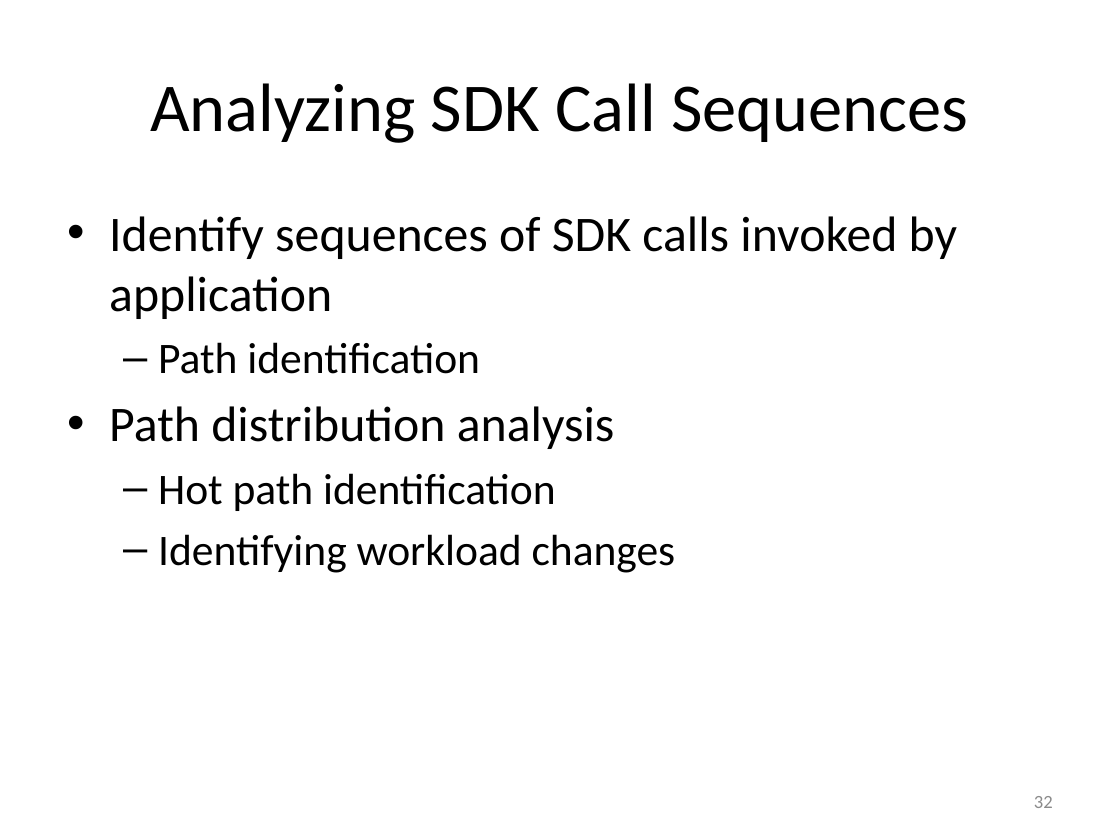
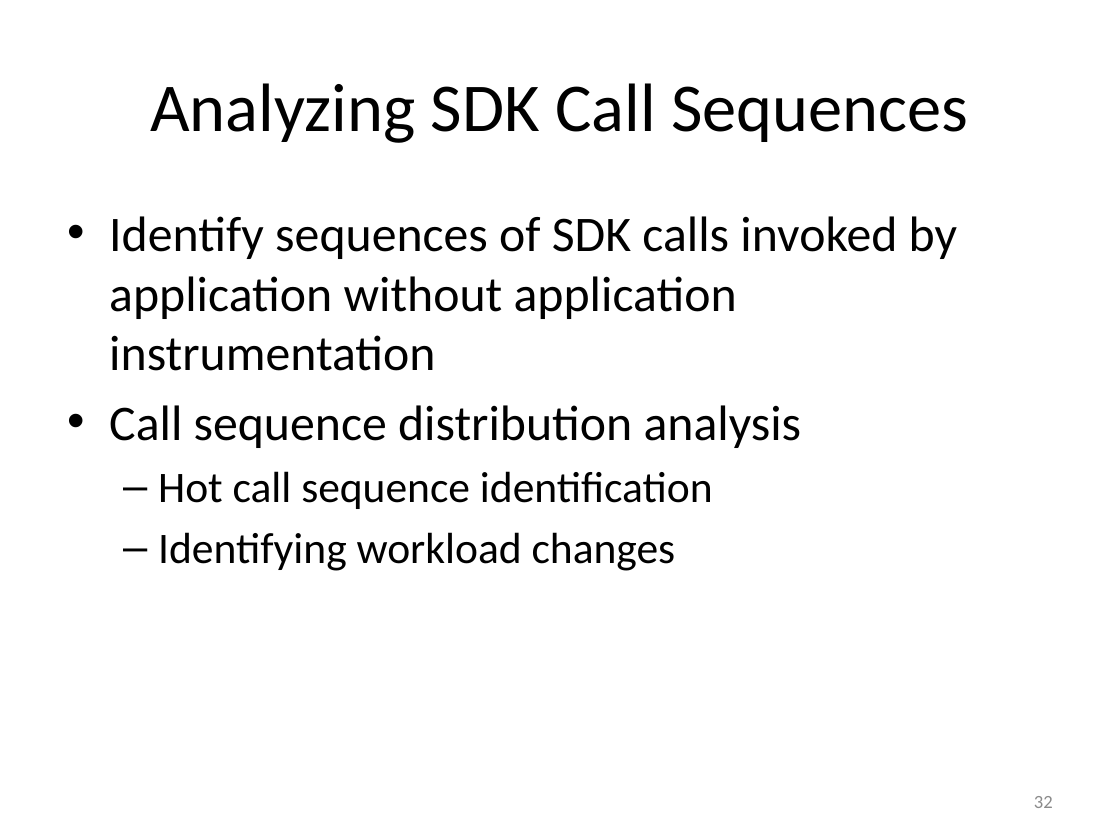
Before and after one commit to Dithn/eager-appscale, a slide deck: slide 32 of Eager/elk-experiment/appserver/system_design.pptx. Drawn at 1120x840 pixels with LibreOffice and Linux fonts; fonts in the diff are those of the drawing. Boxes give left, top, right and bottom in pixels: in the first picture for what was removed or moved away, otherwise in the second. Text is boxed around its words. In the diff, an @@ line names an element or a change of style, - is before the commit and + after.

Commit message:
Updated slide deck

```diff
--- a/Eager/elk-experiment/appserver/system_design.pptx
+++ b/Eager/elk-experiment/appserver/system_design.pptx
@@ text at (x1=109, y1=216, x2=957, y2=509): text changed @@
-• Identify sequences of SDK calls invoked by application
-  – Path identification
-• Path distribution analysis
-  – Hot path identification
+• Identify sequences of SDK calls invoked by application without application instrumentation
+• Call sequence distribution analysis
+  – Hot call sequence identification
```
Also in this commit, not shown: 1 other slide changed.
